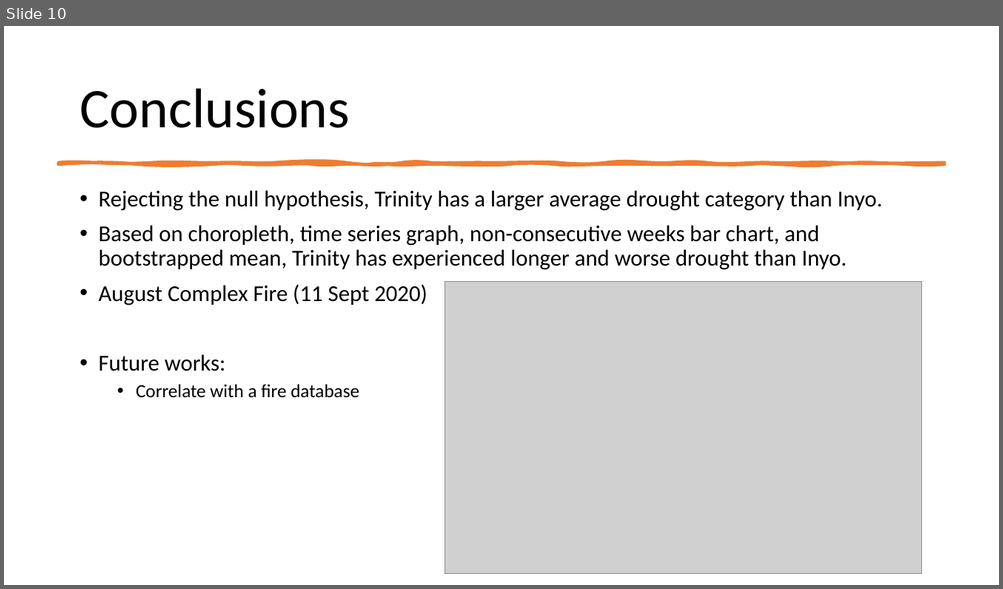
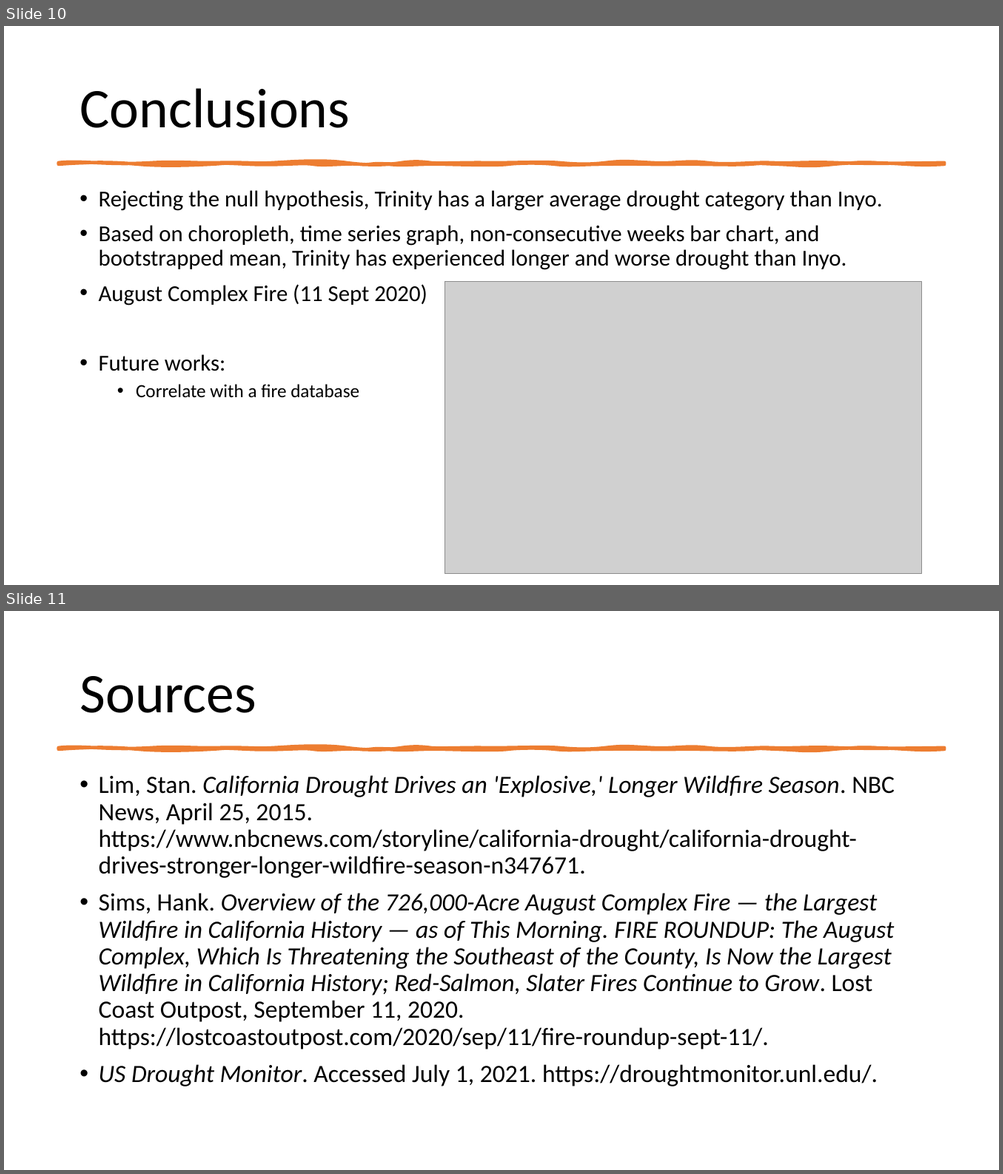
Before and after one commit to GGSimmons1992/droughtmonitor, a slide deck: californiaDrought2020.pptx. Shown one above the other, each under a label of ours: slide 10 before the commit, slides 10 and 11 after it. The pictures are 1003x589 and 1003x1174 pixels, drawn with LibreOffice and Linux fonts; fonts in the diff are those of the drawing; grey boxes stand for pictures. Boxes give left, top, right and bottom in pixels: in the first picture for what was removed or moved away, otherwise in the second. Text is boxed around its words. In the diff, an @@ line names an element or a change of style, - is before the commit and + after.

```diff
--- a/californiaDrought2020.pptx
+++ b/californiaDrought2020.pptx
@@ slide 11 added at (4,611,999,1170), background #FFFFFF @@
@@ title added at (79,676,256,713), 54 pt, text #000000 @@
+Sources
@@ freeform shape added at (59,748,944,749), fill #ED7D31, outline #ED7D31 3.25 pt @@
@@ text added at (99,775,894,1087), 24 pt, text #000000, italic @@
+• Lim, Stan. California Drought Drives an 'Explosive,' Longer Wildfire Season. NBC News, April 25, 2015. https://www.nbcnews.com/storyline/california-drought/california-drought-drives-stronger-longer-wildfire-season-n347671.
+• Sims, Hank. Overview of the 726,000-Acre August Complex Fire — the Largest Wildfire in California History — as of This Morning. FIRE ROUNDUP: The August Complex, Which Is Threatening the Southeast of the County, Is Now the Largest Wildfire in California History; Red-Salmon, Slater Fires Continue to Grow. Lost Coast Outpost, September 11, 2020. https://lostcoastoutpost.com/2020/sep/11/fire-roundup-sept-11/.
+• US Drought Monitor. Accessed July 1, 2021. https://droughtmonitor.unl.edu/.
```
Also in this commit, not shown: 1 slide changed, 1 other file.
